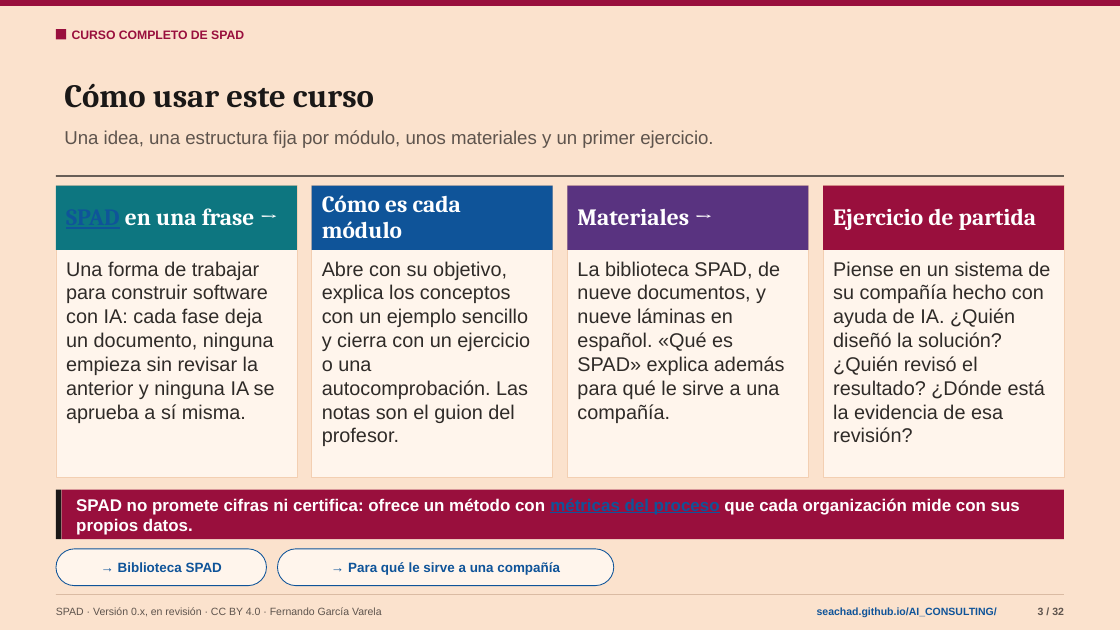
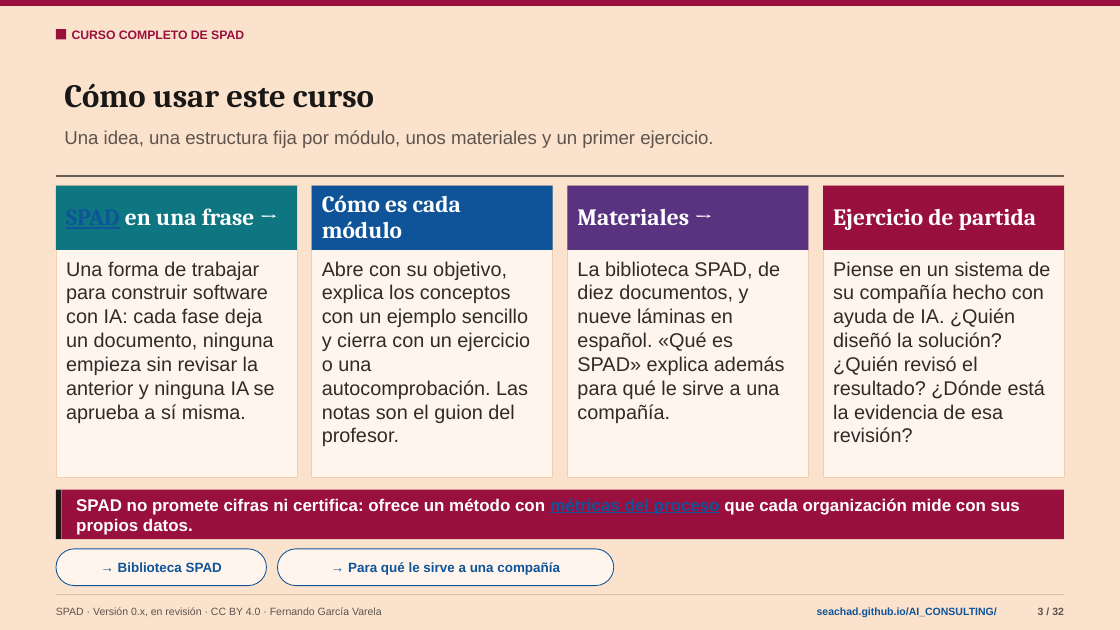
Before and after one commit to seachad/AI_CONSULTING, a slide deck: slide 3 of SPAD/pptx/es/presentaciones/Curso_completo_de_SPAD.pptx. Drawn at 1120x630 pixels with LibreOffice and Linux fonts; fonts in the diff are those of the drawing. Boxes give left, top, right and bottom in pixels: in the first picture for what was removed or moved away, otherwise in the second. Text is boxed around its words. In the diff, an @@ line names an element or a change of style, - is before the commit and + after.

```diff
--- a/SPAD/pptx/es/presentaciones/Curso_completo_de_SPAD.pptx
+++ b/SPAD/pptx/es/presentaciones/Curso_completo_de_SPAD.pptx
@@ text at [577,261,785,423]: text changed @@
-La biblioteca SPAD, de nueve documentos, y nueve láminas en español. «Qué es SPAD» explica además para qué le sirve a una compañía.
+La biblioteca SPAD, de diez documentos, y nueve láminas en español. «Qué es SPAD» explica además para qué le sirve a una compañía.
```
Also in this commit, not shown: 57 other files.
